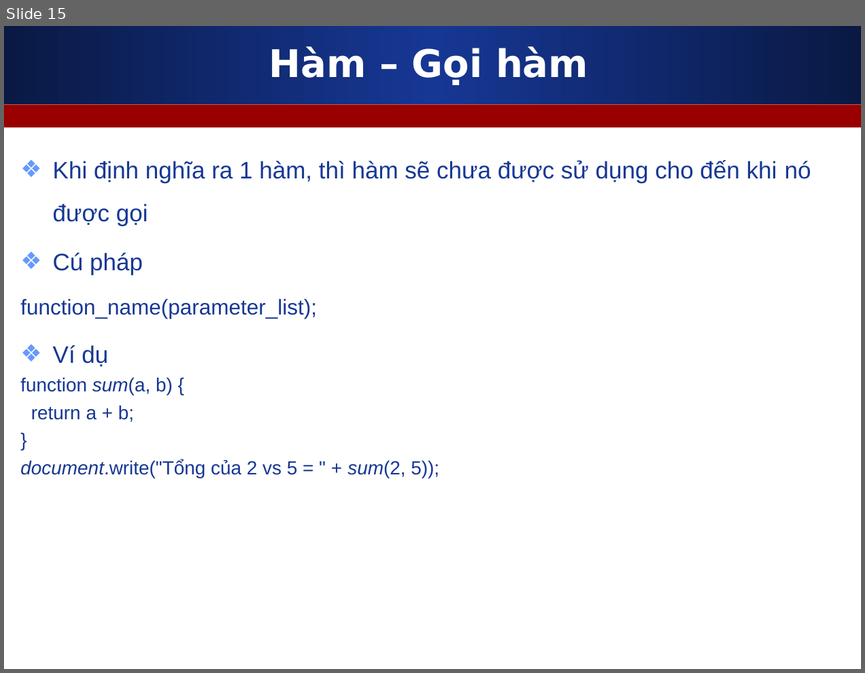
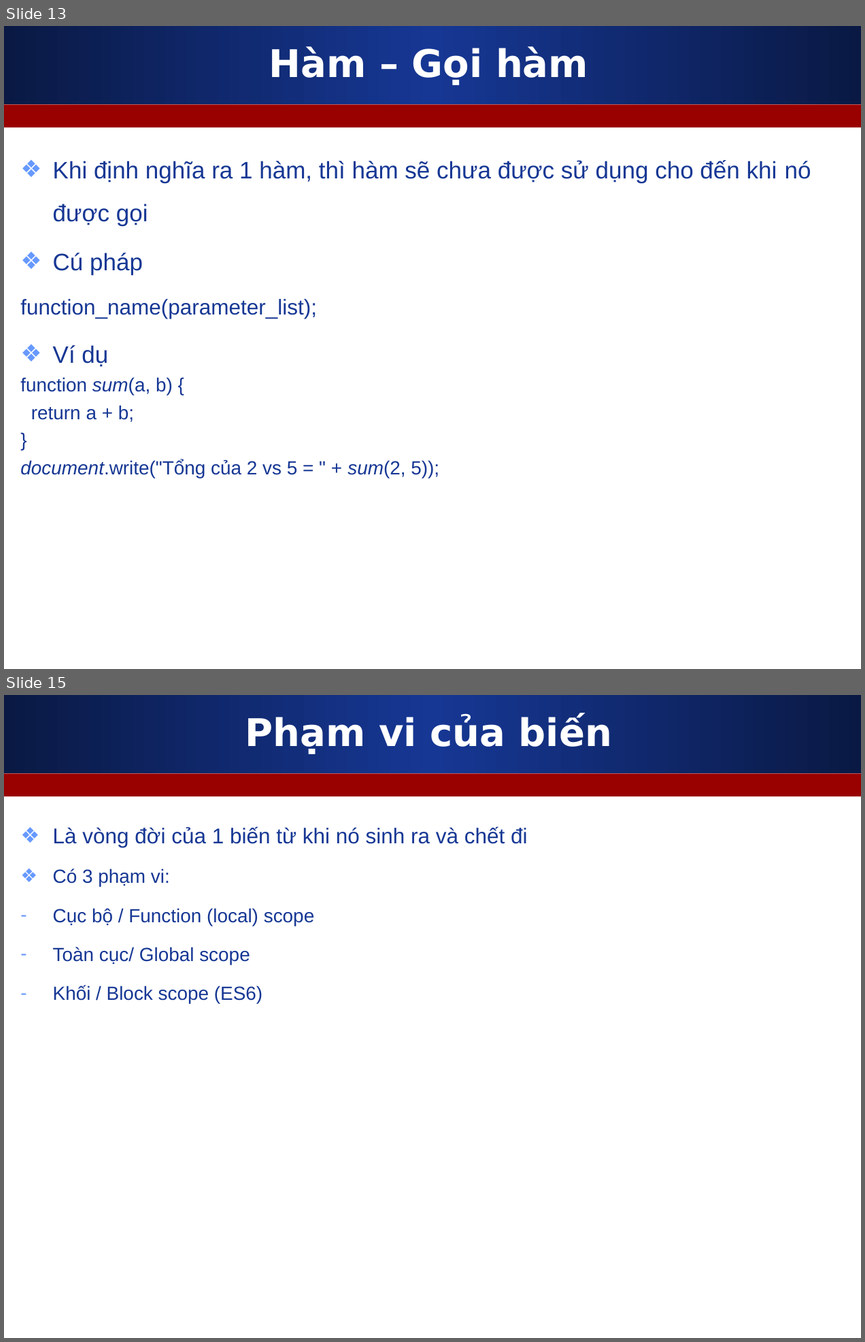
Before and after one commit to nguyenvietmanhit/PHP0921E2_SKDA, a slide deck: Day03_CD2_Javascript_Basic_1/Slides/1_Javascript_can_ban_phan_1.ppt. Shown one above the other, each under a label of ours: slide 15 before the commit, slides 13 and 15 after it; the slides between them are not shown. The pictures are 865x673 and 865x1342 pixels, drawn with LibreOffice and Linux fonts; fonts in the diff are those of the drawing. Boxes give left, top, right and bottom in pixels: in the first picture for what was removed or moved away, otherwise in the second. Text is boxed around its words. In the diff, an @@ line names an element or a change of style, - is before the commit and + after.

```diff
--- a/Day03_CD2_Javascript_Basic_1/Slides/1_Javascript_can_ban_phan_1.ppt
+++ b/Day03_CD2_Javascript_Basic_1/Slides/1_Javascript_can_ban_phan_1.ppt
@@ slide 15 added at [4, 695, 861, 1338], background #FFFFFF; not listed: 2 template elements that a slide beside it also shows @@
@@ title added at [245, 715, 612, 754], 32 pt, text #FFFFFF, bold @@
+Phạm vi của biến
@@ text added at [53, 826, 528, 1004], 16 pt, text #163794 @@
+❖ Là vòng đời của 1 biến từ khi nó sinh ra và chết đi
+❖ Có 3 phạm vi:
+– Cục bộ / Function (local) scope
+– Toàn cục/ Global scope
+– Khối / Block scope (ES6)
@@ what was slide 15 is now slide 13 @@
```
Also in this commit, not shown: 4 slides changed, 4 other slides added, 1 slide removed, 1 other file.
